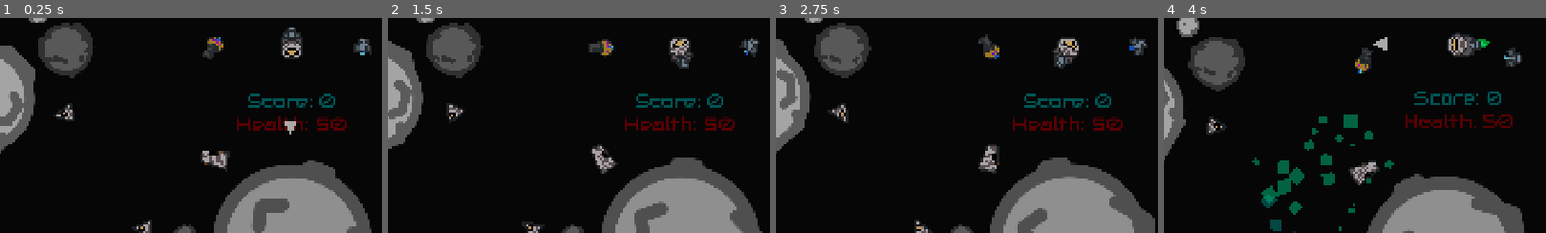
Above: before the commit, frames 1-4 (left to right).
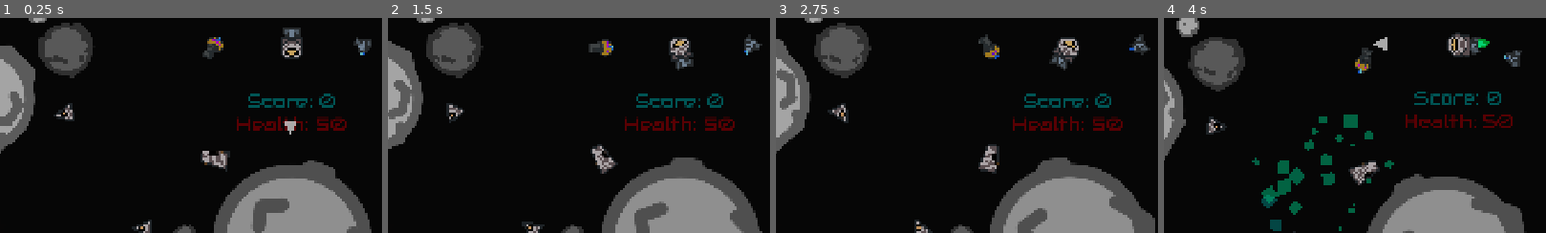
Above: after the commit, the same moments.

Repository: Leeway001Write/melonJam6
Game: Godot game, scene res://Levels/world.tscn
The game is run twice, just before and just after one commit, with the same random seed, the same clock (stepped at 60 frames per second) and the same inputs.
Inputs:
- Up to frame 1 (0.25 s): no input
- Up to frame 2 (1.5 s): hold D (right) 0.53-1.28 s; hold Space (fire) 0.53-1.28 s; hold A (left) from 1.28 s (still down); tap Space (fire) at 1.35 s
- Up to frame 3 (2.75 s): release A (left) at 2.03 s; hold D (right) from 2.03 s (still down); hold Space (fire) from 2.03 s (still down)
- Up to frame 4 (4 s): release D (right) at 2.78 s; release Space (fire) at 2.78 s; hold W (forward) 2.78-3.53 s; tap Space (fire) at 2.85 s; hold A (left) from 3.53 s (still down); hold Space (fire) from 3.53 s (still down)
The pictures show only the part of the screen within x 12-62%, y 43-93%; the shares and areas given below are measured in that part.

The runs differ from the first frame. In frame 1, 0.3% of the frame differs, in the area x 74-98%, y 4-18%; in frame 2, 0.4%; in frame 3, 0.4%; in frame 4, 0.4%, in the area x 80-94%, y 8-23%.

Commit message:
Changed booster sprite slightly

Diff:
--- a/escape-from-greenland/Prefabs/booster.tscn
+++ b/escape-from-greenland/Prefabs/booster.tscn
@@ -1,9 +1,10 @@
-[gd_scene load_steps=23 format=3 uid="uid://6t48r1sfmkgl"]
+[gd_scene load_steps=24 format=3 uid="uid://6t48r1sfmkgl"]
 
 [ext_resource type="Script" uid="uid://cnsnk4cq5axtw" path="res://Scripts/booster.gd" id="1_6tacm"]
 [ext_resource type="Texture2D" uid="uid://ogdt681y3uvf" path="res://Art/components/booster.png" id="2_0ajaq"]
 [ext_resource type="Texture2D" uid="uid://cv8yvno6exuy" path="res://Art/components/fire-burst-sprite-sheet.png" id="3_8wo6y"]
 [ext_resource type="Texture2D" uid="uid://ck4xadftooykx" path="res://Art/components/booster-fire-sprite-sheet.png" id="3_f1h7d"]
+[ext_resource type="Texture2D" uid="uid://rsy8b76gvvow" path="res://Art/components/booster-modified.png" id="3_xca8e"]
 [ext_resource type="Texture2D" uid="uid://dtsi86ifm8fag" path="res://Art/light-texture.png" id="5_182f1"]
 
 [sub_resource type="QuadMesh" id="QuadMesh_182f1"]
@@ -131,12 +132,21 @@
 mesh = SubResource("QuadMesh_182f1")
 
 [node name="Sprite2D" type="Sprite2D" parent="."]
+visible = false
 position = Vector2(0, 7)
 rotation = 3.13674
 scale = Vector2(0.192752, 0.192752)
 texture = ExtResource("2_0ajaq")
 region_enabled = true
 region_rect = Rect2(991, 1798, 523, 485)
+
+[node name="Sprite2D2" type="Sprite2D" parent="."]
+position = Vector2(0, 6)
+rotation = 3.14159
+scale = Vector2(0.147189, 0.147189)
+texture = ExtResource("3_xca8e")
+region_enabled = true
+region_rect = Rect2(3119, 934, 646, 624)
 
 [node name="Area2D" type="Area2D" parent="." groups=["Booster", "Component"]]
 
Binary file added: escape-from-greenland/Art/components/booster-modified.png
Not shown, added: escape-from-greenland/Art/components/booster-modified.png.import
